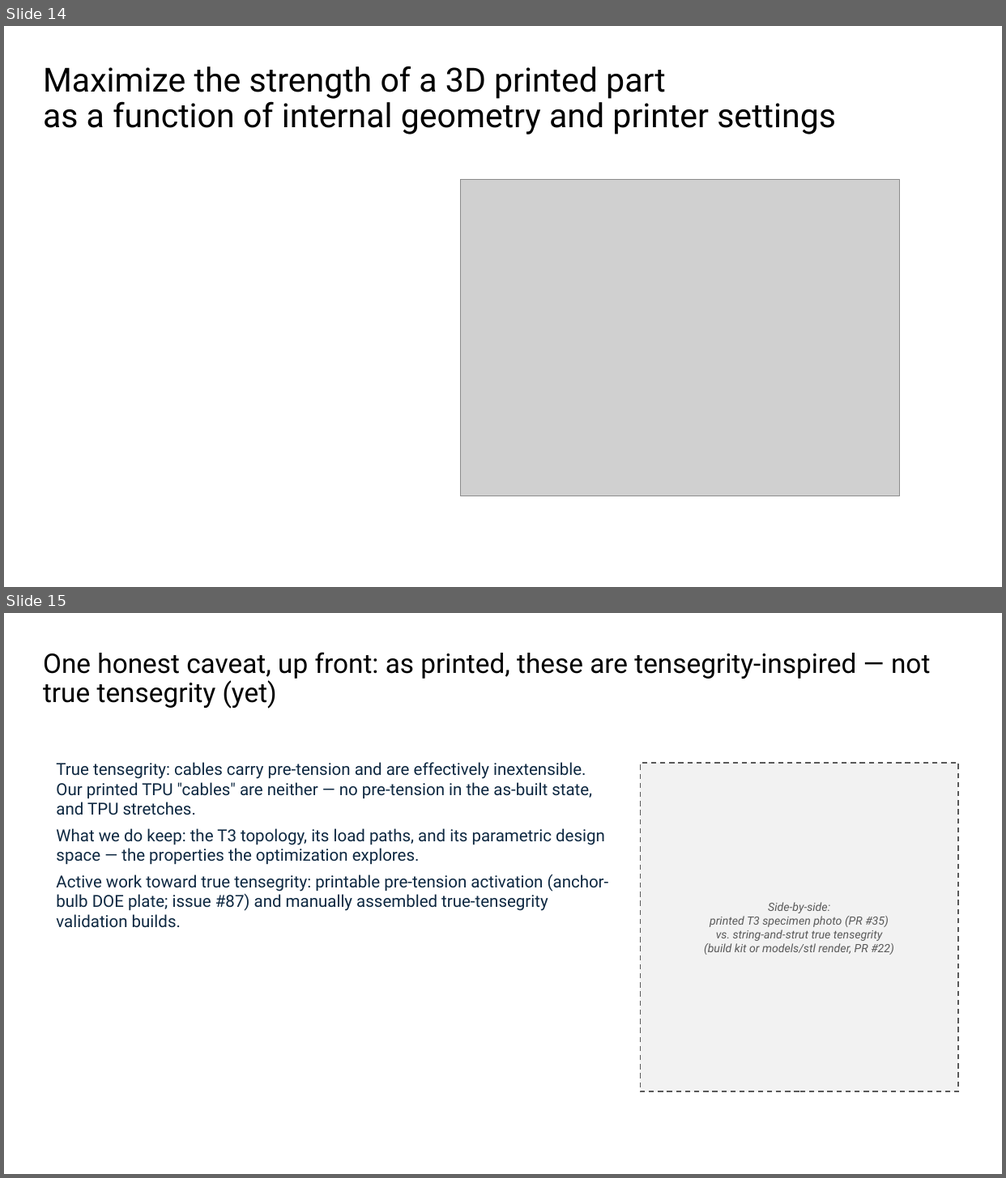
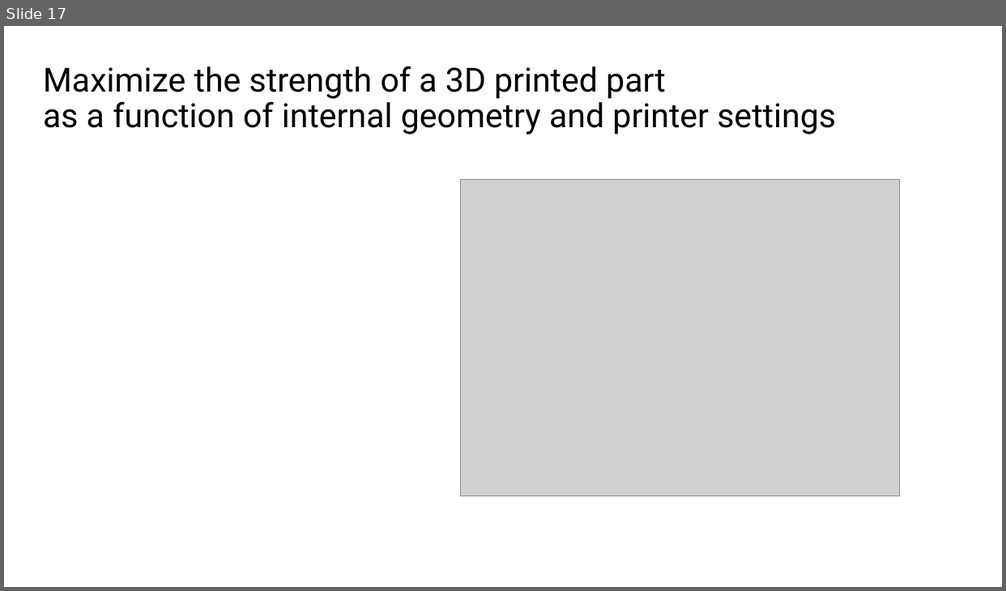
Before and after one commit to vertical-cloud-lab/tensegrity-optimization, a slide deck: presentation/Slide Decks/IDETC Supplement Slides (BO block + gap + video + accel).pptx. Shown one above the other, each under a label of ours: slides 14 and 15 before the commit, slide 17 after it. The pictures are 1006x1178 and 1006x591 pixels, drawn with LibreOffice and Linux fonts; fonts in the diff are those of the drawing; grey boxes stand for pictures. Boxes give left, top, right and bottom in pixels: in the first picture for what was removed or moved away, otherwise in the second. Text is boxed around its words. In the diff, an @@ line names an element or a change of style, - is before the commit and + after.

```diff
--- a/presentation/Slide Decks/IDETC Supplement Slides (BO block + gap + video + accel).pptx
+++ b/presentation/Slide Decks/IDETC Supplement Slides (BO block + gap + video + accel).pptx
@@ slide 15 removed at <box>4,613,1002,1174</box>, background #FFFFFF @@
@@ title removed at <box>43,652,930,709</box> @@
-One honest caveat, up front: as printed, these are tensegrity-inspired — not true tensegrity (yet)
@@ text removed at <box>56,762,609,928</box> @@
-True tensegrity: cables carry pre-tension and are effectively inextensible. Our printed TPU "cables" are neither — no pre-tension in the as-built state, and TPU stretches.
-What we do keep: the T3 topology, its load paths, and its parametric design space — the properties the optimization explores.
-Active work toward true tensegrity: printable pre-tension activation (anchor-bulb DOE plate; issue #87) and manually assembled true-tensegrity validation builds.
@@ rectangle removed at <box>641,763,958,1093</box> @@
-Side-by-side:
-printed T3 specimen photo (PR #35)
-vs. string-and-strut true tensegrity
-(build kit or models/stl render, PR #22)
@@ what was slide 14 is now slide 17 @@
```
Also in this commit, not shown: 1 slide changed, 14 slides added, 9 other slides removed, 40 other files.
